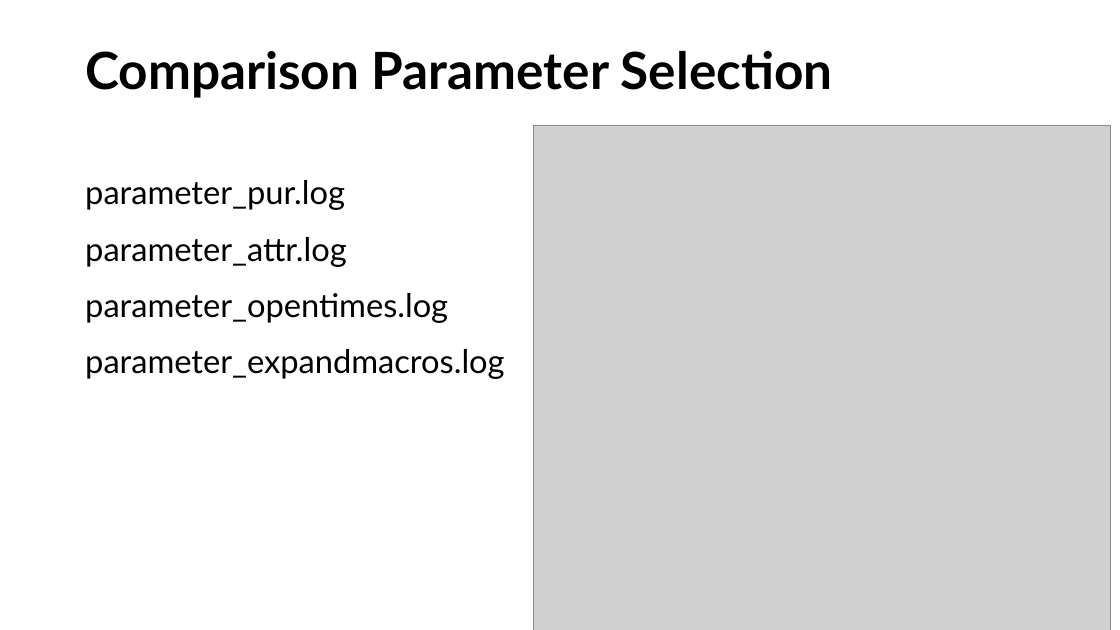
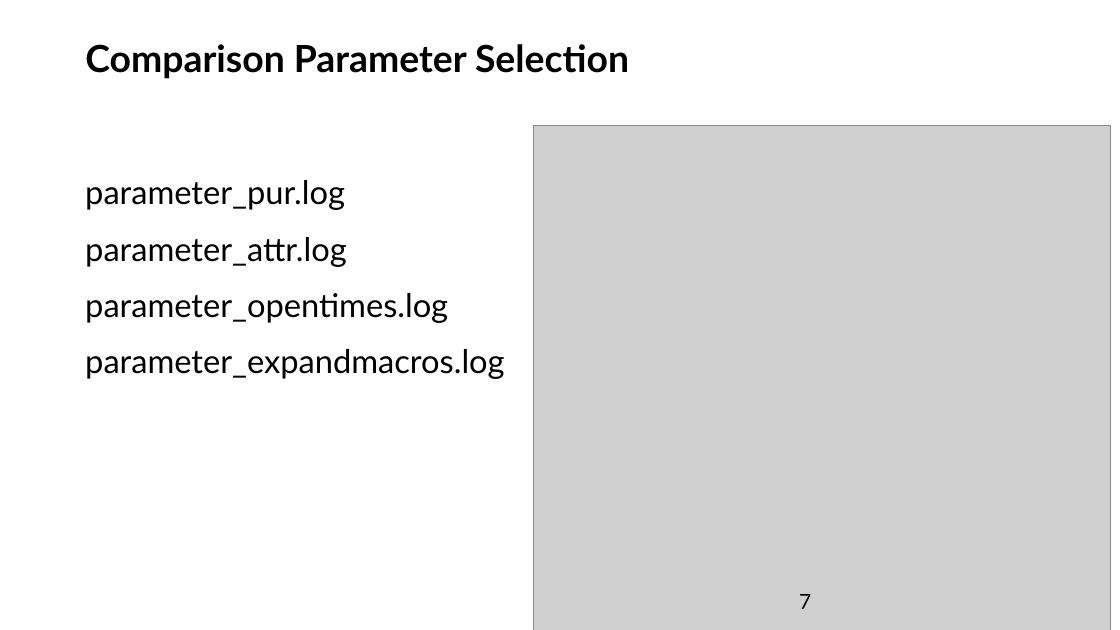
Before and after one commit to FSchwertfeger/Scaproc, a slide deck: slide 7 of proc scaproc.ppt. Drawn at 1120x630 pixels with LibreOffice and Linux fonts; fonts in the diff are those of the drawing; grey boxes stand for pictures. Boxes give left, top, right and bottom in pixels: in the first picture for what was removed or moved away, otherwise in the second. Text is boxed around its words. In the diff, an @@ line names an element or a change of style, - is before the commit and + after.

```diff
--- a/proc scaproc.ppt
+++ b/proc scaproc.ppt
@@ title "Comparison Parameter Selection" at box(85, 44, 629, 79): size 44 to 32 pt @@
@@ page number added at box(799, 594, 811, 609), 18 pt, text #000000 @@
+7
```
Also in this commit, not shown: 9 other slides changed, 9 slides added, 5 slides removed, 33 other files.
